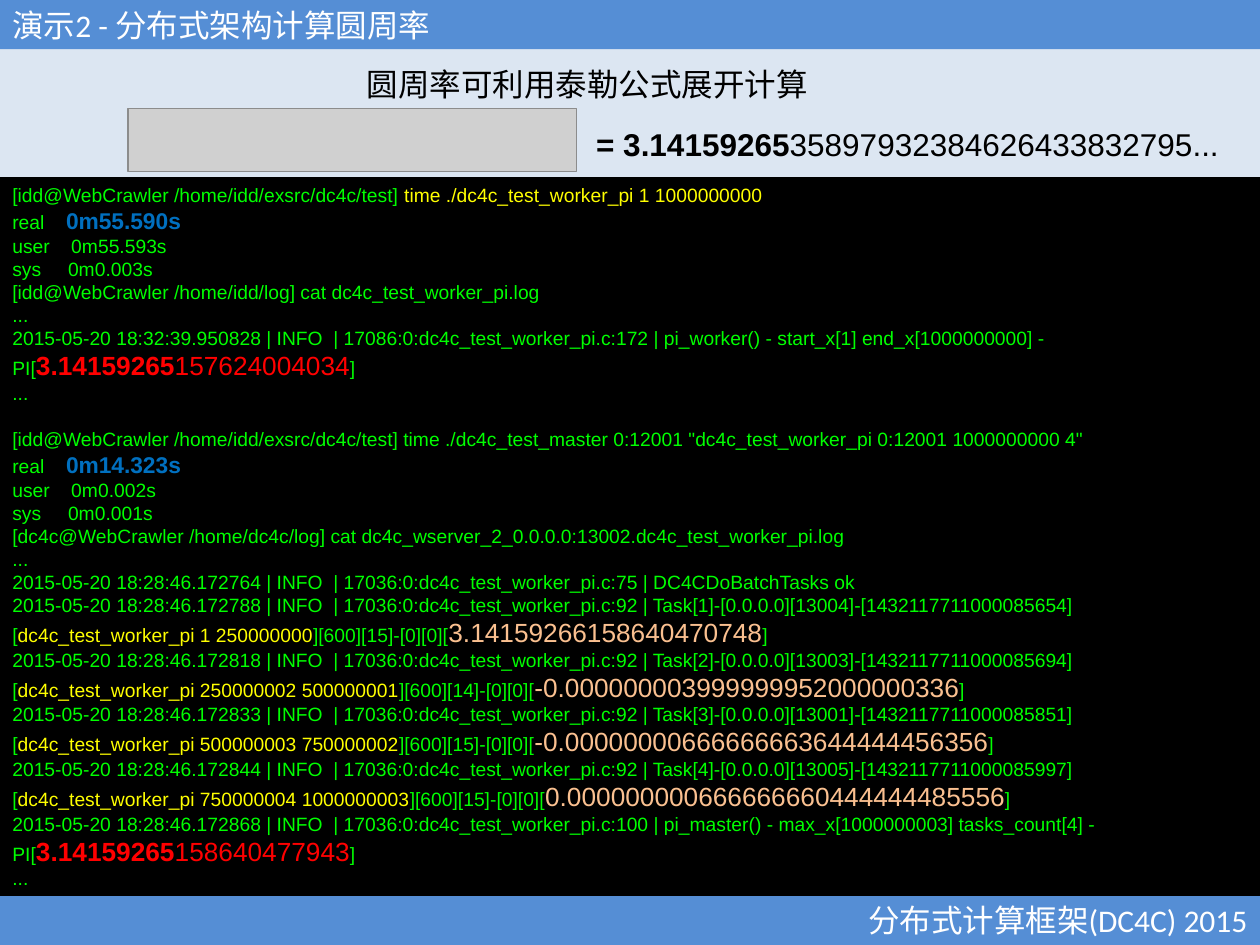
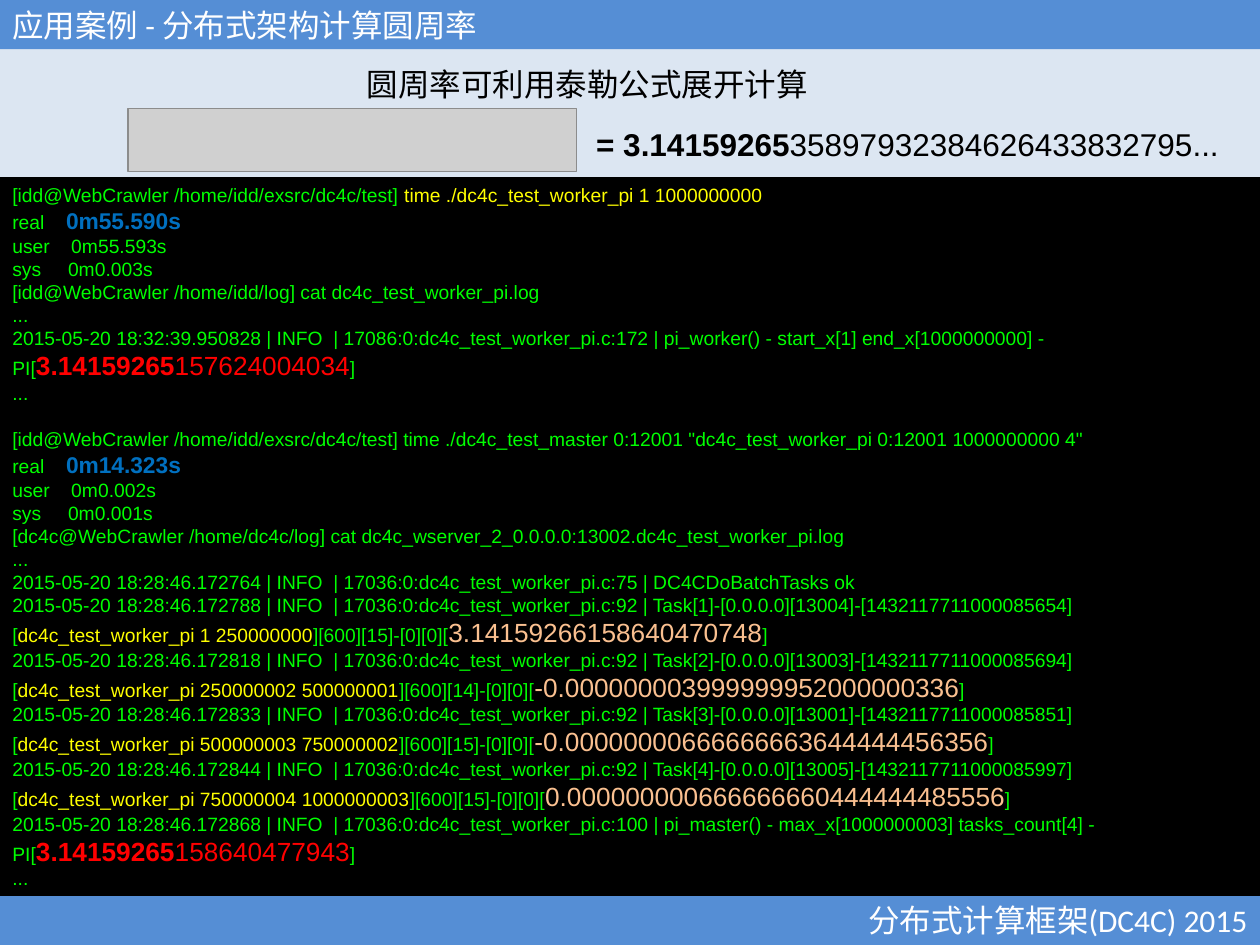
Before and after one commit to xubingyue/dc4c, a slide deck: slide 36 of doc/DC4C.ppt (slide 32 before the commit). Drawn at 1260x945 pixels with LibreOffice and Linux fonts; fonts in the diff are those of the drawing; grey boxes stand for pictures. Boxes give left, top, right and bottom in pixels: in the first picture for what was removed or moved away, otherwise in the second. Text is boxed around its words. In the diff, an @@ line names an element or a change of style, - is before the commit and + after.

```diff
--- a/doc/DC4C.ppt
+++ b/doc/DC4C.ppt
@@ text in rectangle at (12, 10, 477, 40): text changed @@
-演示2 - 分布式架构计算圆周率
+应用案例 - 分布式架构计算圆周率
```
Also in this commit, not shown: 13 other slides changed, 4 slides added, 41 other files.
